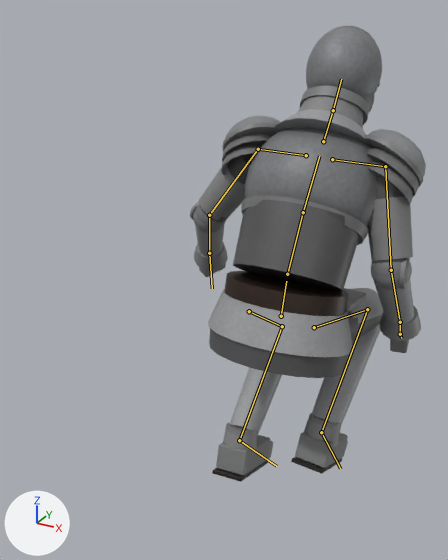
One commit to the glTF model Sunta/res/Models/Knight/knight.gltf: the scene before it, then after it.
One viewpoint serves both versions: a 50 mm lens placed at (0.612, -1.448, 1.515), pointed at (-0.235, 0.092, 0.746). The axes (+X, +Y, +Z) are drawn at lower left. The lights are the same throughout. The older version comes first. Both versions are drawn at frame 14 of the action 'Roll'; the numbers are the values there. The bones that bend it are drawn over the model as lines.

Objects in the first picture: 'Knight'.
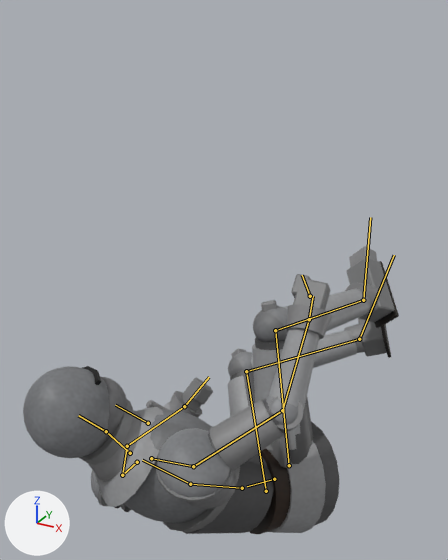
What the commit changed:
Bone 'Hips' (bone_hips) moves from (0.0, -0.261, 0.0) to (0.0, -0.844, 0.0).
Bone 'Hips' (bone_hips) turns from (15, 0, 0) to (-57, -11, -62) degrees about its own x, y and z.
Bone 'Spine' (bone_spine) turns from (17, 0, 0) to (13, -11, 9) degrees about its own x, y and z.
Bone 'Chest' (bone_chest) turns from (6, 3, 0) to (17, -7, 6) degrees about its own x, y and z.
Bone 'Neck' (bone_neck) turns from (0, -2, 0) to (11, -3, 7) degrees about its own x, y and z.
Bone 'Head' (bone_head) turns from (-2, -2, 0) to (-12, -6, 5) degrees about its own x, y and z.
Bone 'Shoulder_L' (bone_shoulder_l) turns from (0, 0, 0) to (-14, 12, 0) degrees about its own x, y and z.
Bone 'UpperArm_L' (bone_upperarm_l) turns from (31, -5, 30) to (40, 13, 96) degrees about its own x, y and z.
Bone 'LowerArm_L' (bone_lowerarm_l) turns from (30, -2, 0) to (91, 0, -5) degrees about its own x, y and z.
Bone 'Hand_L' (bone_hand_l) turns from (0, 0, 0) to (7, 26, 24) degrees about its own x, y and z.
Bone 'Shoulder_R' (bone_shoulder_r) turns from (0, 0, 0) to (-24, -11, -1) degrees about its own x, y and z.
Bone 'UpperArm_R' (bone_upperarm_r) turns from (18, 2, -6) to (55, 35, -51) degrees about its own x, y and z.
Bone 'LowerArm_R' (bone_lowerarm_r) turns from (42, 3, 1) to (34, 6, 1) degrees about its own x, y and z.
Bone 'Hand_R' (bone_hand_r) turns from (-7, 0, 0) to (6, -19, 6) degrees about its own x, y and z.
Bone 'Thigh_L' (bone_thigh_l) turns from (73, -6, -1) to (77, 0, -33) degrees about its own x, y and z.
Bone 'Shin_L' (bone_shin_l) turns from (-116, 0, 0) to (-80, 7, 5) degrees about its own x, y and z.
Bone 'Foot_L' (bone_foot_l) turns from (36, 2, -5) to (-18, -17, 8) degrees about its own x, y and z.
Bone 'Thigh_R' (bone_thigh_r) turns from (90, 5, 1) to (105, 43, 16) degrees about its own x, y and z.
Bone 'Shin_R' (bone_shin_r) turns from (-124, 0, 0) to (-89, 3, 6) degrees about its own x, y and z.
Bone 'Foot_R' (bone_foot_r) turns from (23, -1, 3) to (-25, -5, 23) degrees about its own x, y and z.

Changed parts and their boxes (x1, y1, x2, y2) in the pictures (448 x 560 px):
'Knight', posed (59% wider, 37% shorter): before (190, 26, 426, 482); after (23, 246, 399, 534)
bone 'Hips', root to tip: before (281, 316) to (286, 281); after (274, 479) to (247, 486)
bone 'Spine', root to tip: before (287, 274) to (303, 212); after (242, 488) to (190, 484)
bone 'Chest', root to tip: before (303, 212) to (319, 156); after (190, 484) to (142, 460)
bone 'Neck', root to tip: before (323, 141) to (333, 110); after (130, 453) to (106, 431)
bone 'Head', root to tip: before (333, 110) to (341, 79); after (106, 431) to (78, 415)
bone 'Shoulder_L', root to tip: before (306, 155) to (258, 149); after (137, 462) to (122, 475)
bone 'UpperArm_L', root to tip: before (258, 149) to (209, 215); after (122, 475) to (127, 446)
bone 'LowerArm_L', root to tip: before (209, 215) to (209, 253); after (127, 446) to (184, 406)
bone 'Hand_L', root to tip: before (209, 253) to (212, 288); after (184, 406) to (209, 377)
bone 'Shoulder_R', root to tip: before (332, 159) to (385, 166); after (151, 458) to (193, 466)
bone 'UpperArm_R', root to tip: before (385, 166) to (391, 270); after (193, 466) to (282, 410)
bone 'LowerArm_R', root to tip: before (391, 270) to (400, 322); after (282, 410) to (309, 319)
bone 'Hand_R', root to tip: before (400, 322) to (400, 336); after (309, 319) to (313, 296)
bone 'Thigh_L', root to tip: before (249, 311) to (282, 326); after (266, 491) to (246, 371)
bone 'Shin_L', root to tip: before (282, 326) to (239, 440); after (246, 371) to (359, 339)
bone 'Foot_L', root to tip: before (239, 440) to (276, 466); after (359, 339) to (394, 255)
bone 'Thigh_R', root to tip: before (314, 327) to (367, 309); after (289, 465) to (275, 330)
bone 'Shin_R', root to tip: before (367, 309) to (321, 432); after (275, 330) to (363, 300)
bone 'Foot_R', root to tip: before (321, 432) to (340, 468); after (363, 300) to (370, 217)
